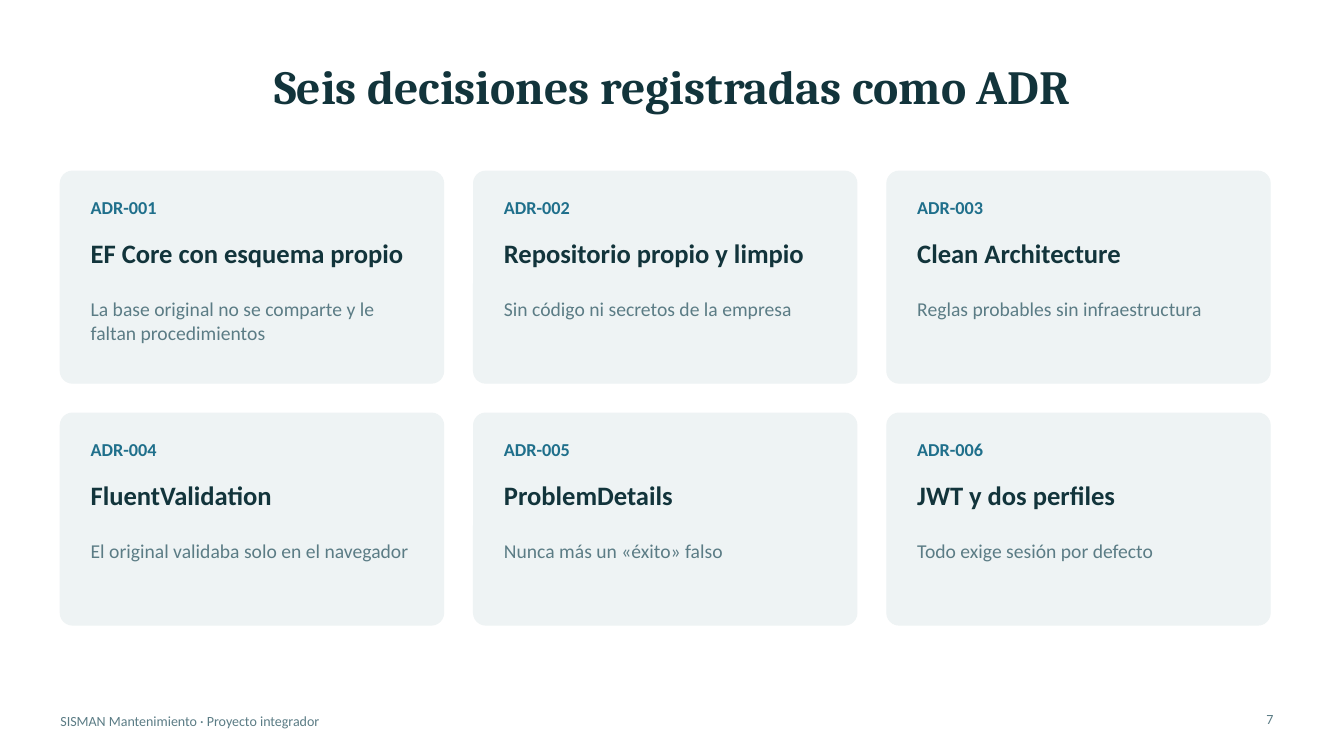
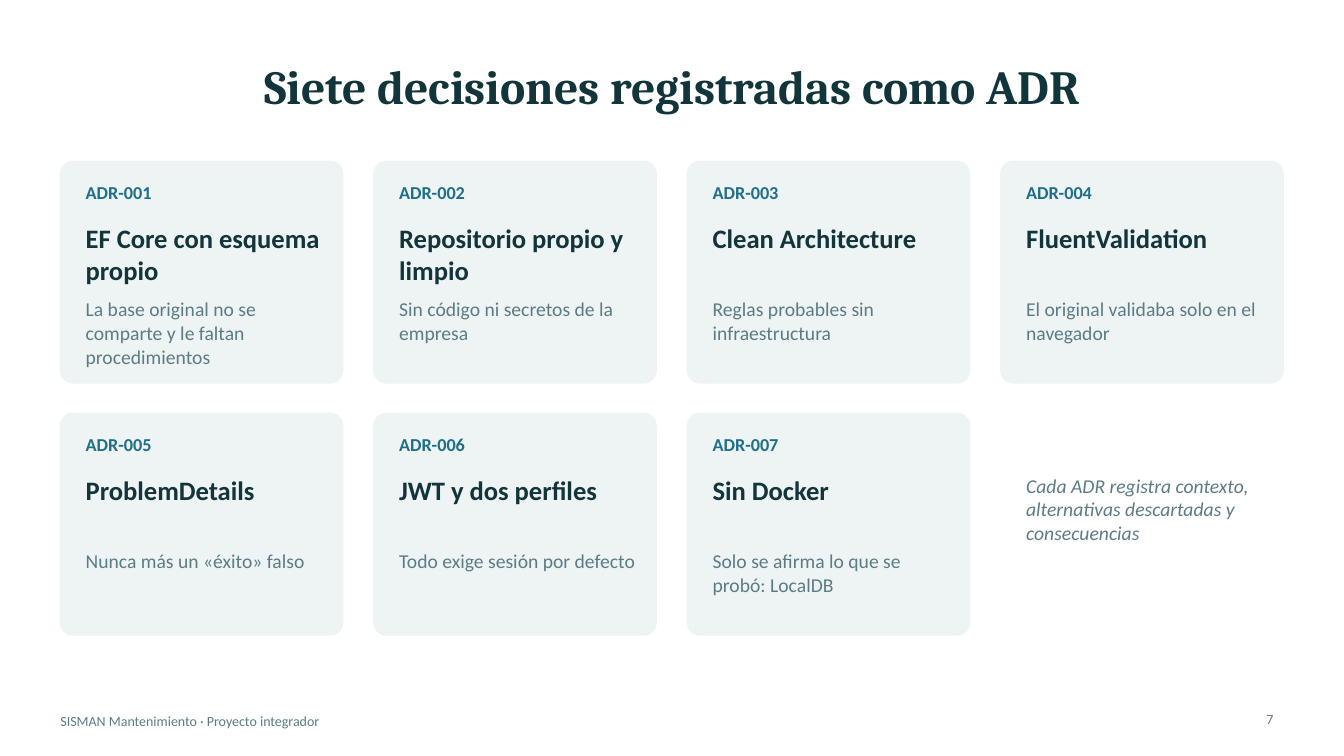
Before and after one commit to AngelHermozaSalasEDP/sisman-mantenimiento, a slide deck: slide 7 of docs/presentacion.pptx. Drawn at 1344x756 pixels with LibreOffice and Linux fonts; fonts in the diff are those of the drawing. Boxes give left, top, right and bottom in pixels: in the first picture for what was removed or moved away, otherwise in the second. Text is boxed around its words. In the diff, an @@ line names an element or a change of style, - is before the commit and + after.

```diff
--- a/docs/presentacion.pptx
+++ b/docs/presentacion.pptx
@@ title at (264, 71, 1079, 115): text changed @@
-Seis decisiones registradas como ADR
+Siete decisiones registradas como ADR
@@ rounded rectangle: place and size @@
-rounded rectangle at (60, 171, 444, 383)
+rounded rectangle at (60, 161, 343, 383)
@@ rounded rectangle: place and size @@
-rounded rectangle at (474, 171, 857, 383)
+rounded rectangle at (374, 161, 656, 383)
@@ rounded rectangle added at (688, 161, 970, 383), fill #EEF3F4, outline #EEF3F4 1 pt @@
@@ rounded rectangle: place and size @@
-rounded rectangle at (887, 171, 1270, 383)
+rounded rectangle at (1001, 161, 1284, 383)
@@ text "ADR-001": place and size @@
-text "ADR-001" at (91, 202, 157, 214)
+text "ADR-001" at (86, 187, 152, 199)
@@ text "ADR-002": place and size @@
-text "ADR-002" at (504, 202, 570, 214)
+text "ADR-002" at (399, 187, 465, 199)
@@ text "ADR-003": place and size @@
-text "ADR-003" at (917, 202, 983, 214)
+text "ADR-003" at (713, 187, 779, 199)
@@ text "ADR-004": place and size @@
-text "ADR-004" at (91, 444, 157, 456)
+text "ADR-004" at (1026, 187, 1092, 199)
@@ text "EF Core con esquema propio" rewrapped from (91, 244, 403, 268) to (86, 230, 319, 285) @@
@@ text "Repositorio propio y limpio" rewrapped from (504, 244, 804, 268) to (399, 229, 624, 285) @@
@@ text "Clean Architecture": place and size @@
-text "Clean Architecture" at (917, 244, 1120, 263)
+text "Clean Architecture" at (713, 229, 916, 248)
@@ text "FluentValidation": place and size @@
-text "FluentValidation" at (91, 486, 272, 505)
+text "FluentValidation" at (1026, 229, 1207, 248)
@@ text "La base original no se ..." rewrapped from (91, 302, 374, 343) to (86, 302, 255, 367) @@
@@ text "Sin código ni secretos de ..." rewrapped from (504, 302, 791, 320) to (399, 302, 613, 343) @@
@@ text "Reglas probables sin infraestructura" rewrapped from (917, 302, 1202, 320) to (713, 302, 874, 340) @@
@@ text "El original validaba solo en ..." rewrapped from (91, 544, 409, 562) to (1026, 302, 1255, 344) @@
@@ rounded rectangle: place and size @@
-rounded rectangle at (60, 413, 444, 625)
+rounded rectangle at (60, 413, 343, 635)
@@ rounded rectangle: place and size @@
-rounded rectangle at (474, 413, 857, 625)
+rounded rectangle at (374, 413, 656, 635)
@@ rounded rectangle: place and size @@
-rounded rectangle at (887, 413, 1270, 625)
+rounded rectangle at (688, 413, 970, 635)
@@ text "ADR-005": place and size @@
-text "ADR-005" at (504, 444, 570, 456)
+text "ADR-005" at (86, 439, 152, 451)
@@ text "ADR-006": place and size @@
-text "ADR-006" at (917, 443, 983, 456)
+text "ADR-006" at (399, 438, 465, 451)
@@ text added at (713, 439, 779, 451), 13 pt, text #1F6F8B, bold @@
+ADR-007
@@ text "ProblemDetails": place and size @@
-text "ProblemDetails" at (504, 486, 673, 505)
+text "ProblemDetails" at (86, 481, 255, 500)
@@ text "JWT y dos perfiles": place and size @@
-text "JWT y dos perfiles" at (917, 486, 1115, 510)
+text "JWT y dos perfiles" at (399, 481, 597, 505)
@@ text added at (1026, 479, 1249, 540), 14 pt, text #5B7C85, italic @@
+Cada ADR registra contexto, alternativas descartadas y consecuencias
@@ text added at (713, 481, 829, 500), 19 pt, text #12343B, bold @@
+Sin Docker
@@ text "Nunca más un «éxito» falso": place and size @@
-text "Nunca más un «éxito» falso" at (504, 544, 723, 558)
+text "Nunca más un «éxito» falso" at (86, 554, 305, 568)
@@ text "Todo exige sesión por defecto": place and size @@
-text "Todo exige sesión por defecto" at (917, 544, 1153, 562)
+text "Todo exige sesión por defecto" at (399, 554, 635, 572)
@@ text added at (713, 554, 900, 595), 14 pt, text #5B7C85 @@
+Solo se afirma lo que se probó: LocalDB
```
Also in this commit, not shown: 8 other slides changed, 1 slide added, 1 other file.
